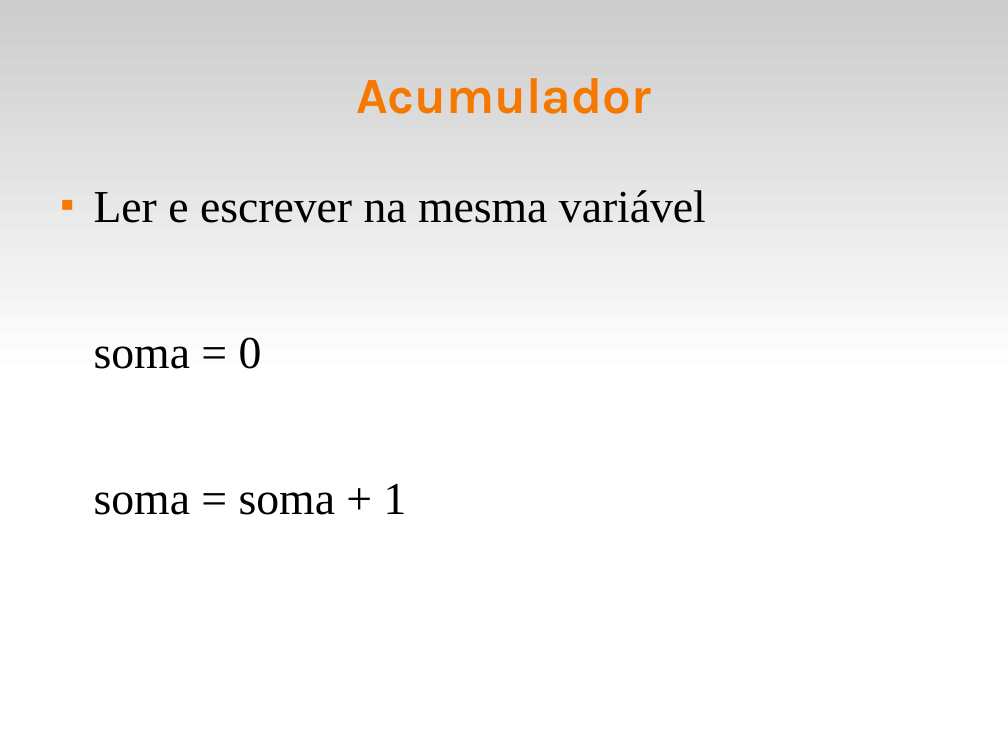
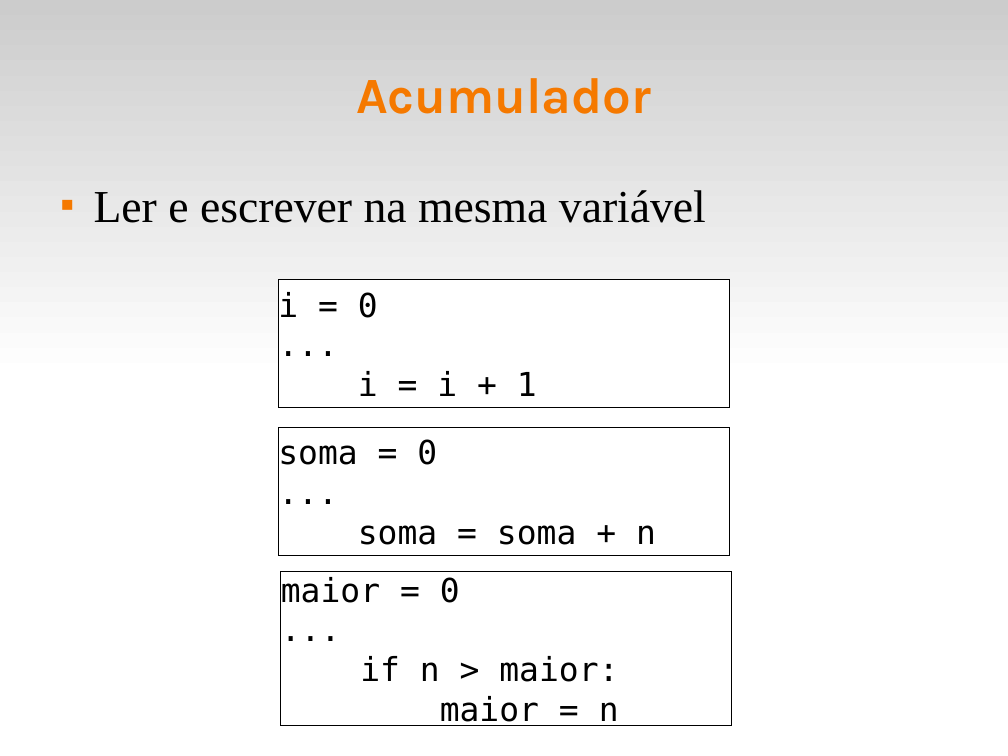
Before and after one commit to fsantanna-uerj/IPD, a slide deck: slide 8 of slides/ipd-05-while.odp. Drawn at 1008x756 pixels with LibreOffice and Linux fonts; fonts in the diff are those of the drawing. Boxes give left, top, right and bottom in pixels: in the first picture for what was removed or moved away, otherwise in the second. Text is boxed around its words. In the diff, an @@ line names an element or a change of style, - is before the commit and + after.

```diff
--- a/slides/ipd-05-while.odp
+++ b/slides/ipd-05-while.odp
@@ rectangle added at (278, 280, 729, 408), fill #FFFFFF, outline #000000 0 pt, 26 pt, text #000000 @@
+i = 0
+...
+i = i + 1
@@ text at (94, 337, 407, 515): paragraphs removed @@
-soma = 0
-soma = soma + 1
@@ rectangle added at (278, 427, 729, 555), fill #FFFFFF, outline #000000 0 pt, 26 pt, text #000000 @@
+soma = 0
+...
+soma = soma + n
@@ rectangle added at (281, 572, 732, 725), fill #FFFFFF, outline #000000 0 pt, 26 pt, text #000000 @@
+maior = 0
+...
+if n > maior:
+maior = n
```
Also in this commit, not shown: 4 other slides changed, 4 slides added, 6 slides removed, 2 other files.
